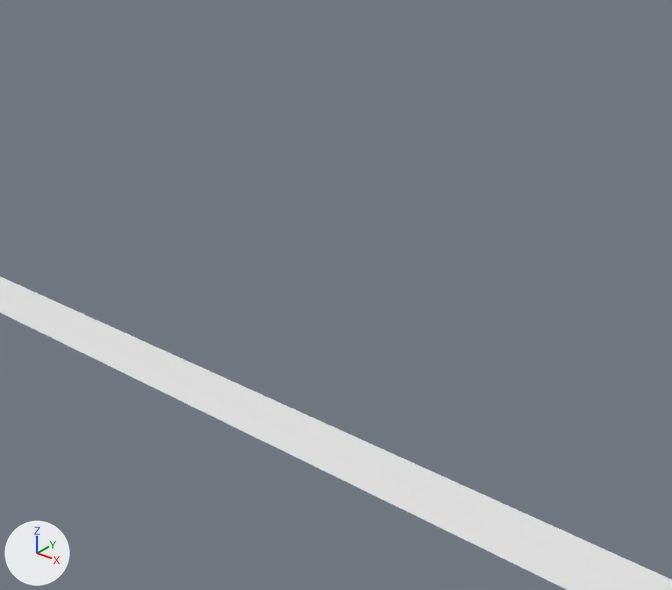
What one commit did to the Blender file Hu Man To Wer De Fense.blend.
Rendered twice from a 50 mm lens placed at (4.88, -5.58, 5.06), pointed at (0.49, -0.09, 1.66). The lights are fixed; the arrows at lower left show +X, +Y and +Z. Mesh edges are drawn as thin lines.

The first picture shows 'Pah'.
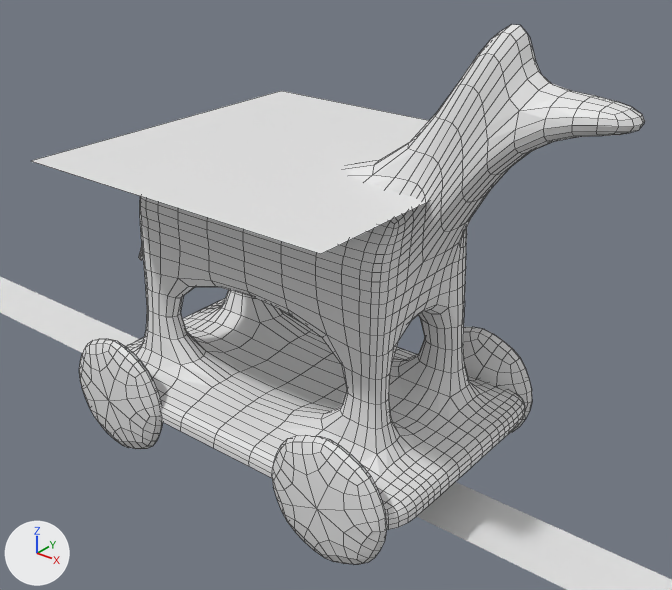
Pixel boxes [x1, y1, x2, y2] of what changed, in the pictures (672 x 590 px):
'Trojan Horse', added: after [79, 24, 645, 564]
'Plane', added: after [32, 91, 538, 254]

Edits to the bpy script that builds the scene:
```text
Add me_plane_004:
    me_plane_004.from_pydata([(-1.5, -1.5, 0.0), (1.5, -1.5, 0.0), (-1.5, 1.5, 0.0), (1.5, 1.5, 0.0)], [], [(0, 1, 3, 2)])
Add me_cube_003:
    me_cube_003.from_pydata(...)  # 192 vertices, 163 faces; spans x -2.22..2.91, y -1.27..1.27, z -1.13..3.1
Add ob_plane:
    ob_plane = bpy.data.objects.new('Plane', me_plane_004)
    ob_plane.location = (0.0, 0.0, 2.782)
Add ob_trojan_horse:
    ob_trojan_horse = bpy.data.objects.new('Trojan Horse', me_cube_003)
    ob_trojan_horse.location = (0.0, 0.0, 1.0)
    _m = ob_trojan_horse.modifiers.new('Subdivision', 'SUBSURF')
```
